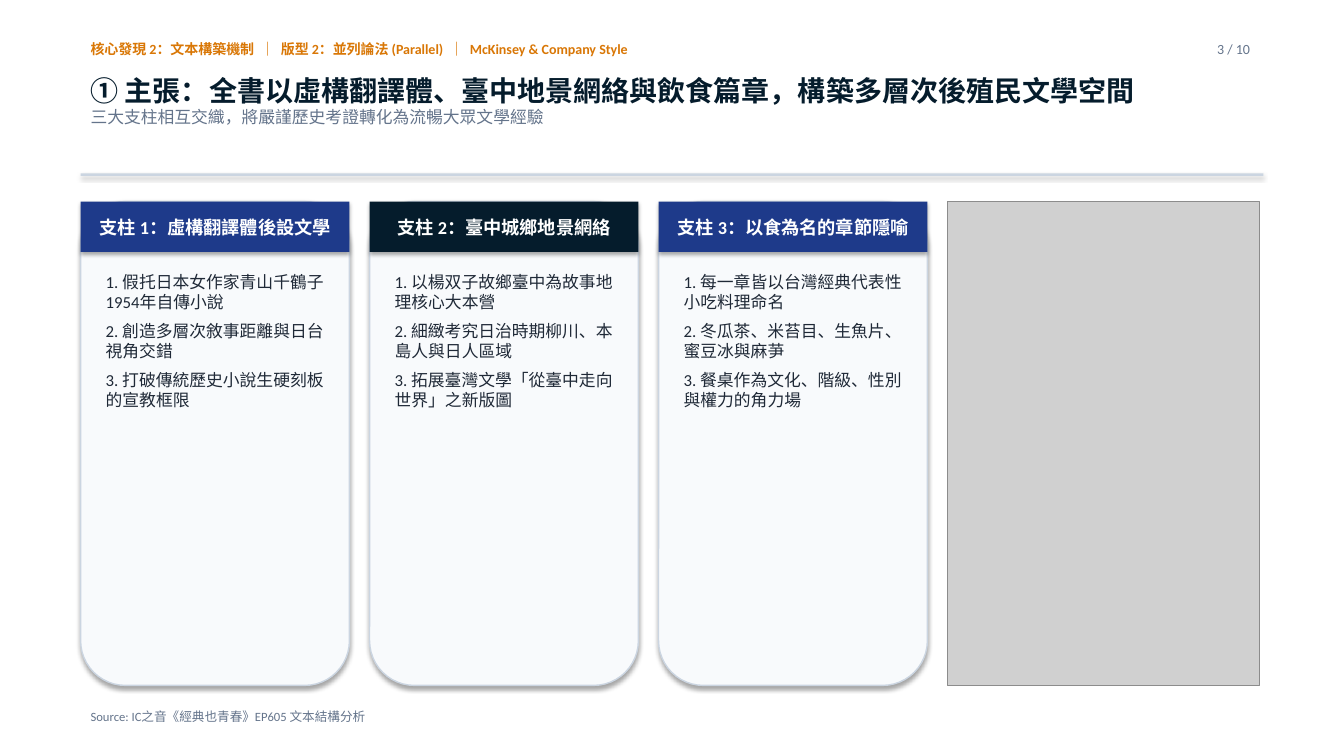
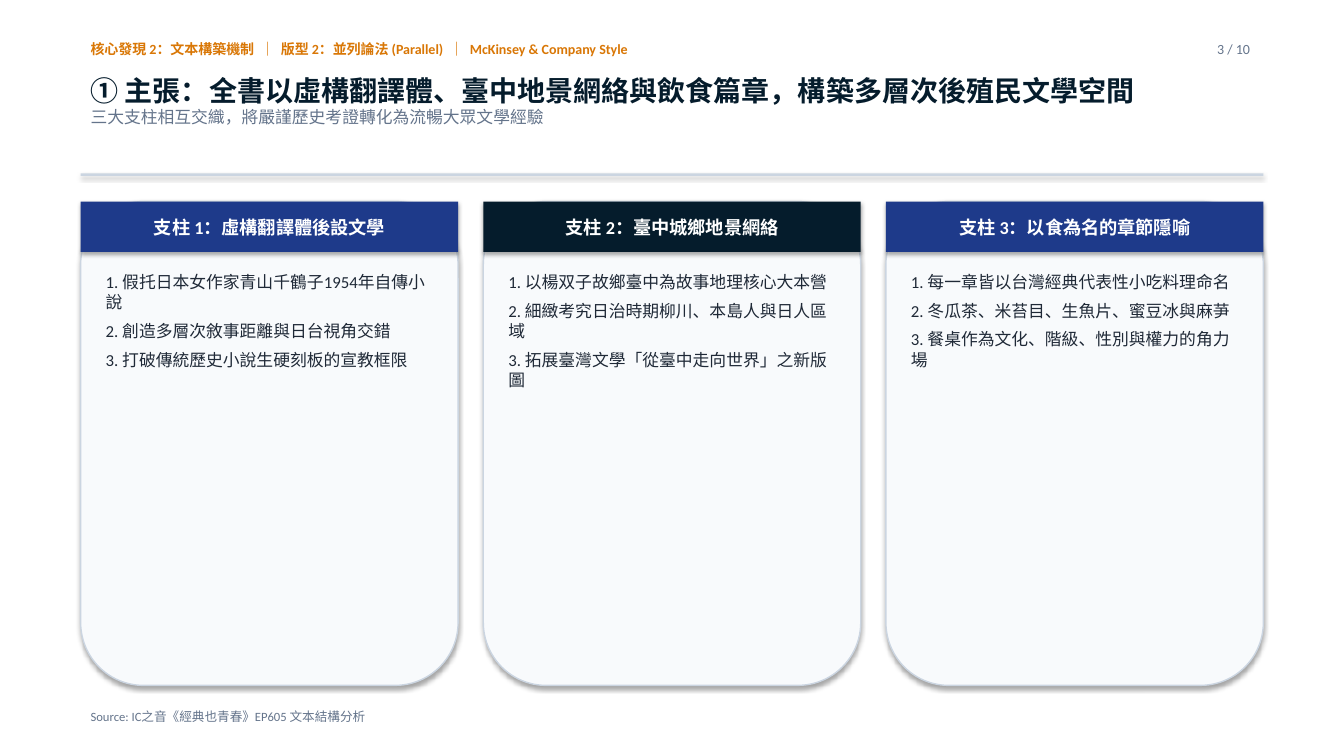
Before and after one commit to davidyeh51/classic-youth-portal, a slide deck: slide 3 of episodes/ep605/經典也青春EP605_陳國偉談楊双子的《臺灣漫遊錄》_無雜訊顧問簡報.pptx. Drawn at 1344x756 pixels with LibreOffice and Linux fonts; fonts in the diff are those of the drawing; grey boxes stand for pictures. Boxes give left, top, right and bottom in pixels: in the first picture for what was removed or moved away, otherwise in the second. Text is boxed around its words. In the diff, an @@ line names an element or a change of style, - is before the commit and + after.

```diff
--- a/episodes/ep605/經典也青春EP605_陳國偉談楊双子的《臺灣漫遊錄》_無雜訊顧問簡報.pptx
+++ b/episodes/ep605/經典也青春EP605_陳國偉談楊双子的《臺灣漫遊錄》_無雜訊顧問簡報.pptx
@@ rectangle "支柱 1：虛構翻譯體後設文學": place and size @@
-rectangle "支柱 1：虛構翻譯體後設文學" at (81,202,350,252)
+rectangle "支柱 1：虛構翻譯體後設文學" at (81,202,458,252)
@@ rounded rectangle: place and size @@
-rounded rectangle at (81,202,350,686)
+rounded rectangle at (81,202,458,686)
@@ rectangle "支柱 2：臺中城鄉地景網絡": place and size @@
-rectangle "支柱 2：臺中城鄉地景網絡" at (370,202,639,252)
+rectangle "支柱 2：臺中城鄉地景網絡" at (483,202,860,252)
@@ rounded rectangle: place and size @@
-rounded rectangle at (658,202,928,686)
+rounded rectangle at (483,202,860,686)
@@ rectangle "支柱 3：以食為名的章節隱喻": place and size @@
-rectangle "支柱 3：以食為名的章節隱喻" at (658,202,928,252)
+rectangle "支柱 3：以食為名的章節隱喻" at (886,202,1263,252)
@@ rounded rectangle: place and size @@
-rounded rectangle at (370,202,639,686)
+rounded rectangle at (886,202,1263,686)
@@ picture removed at (948,202,1260,686) @@
@@ text "1. 假托日本女作家青山千鶴子1954年自傳小說" rewrapped from (106,274,323,408) to (106,274,425,368) @@
@@ text "1. 以楊双子故鄉臺中為故事地理核心大本營" rewrapped from (395,274,612,408) to (508,274,827,391) @@
@@ text "1. 每一章皆以台灣經典代表性小吃料理命名" rewrapped from (684,273,901,408) to (911,274,1229,368) @@
```
Also in this commit, not shown: 8 other slides changed, 2 other files.
